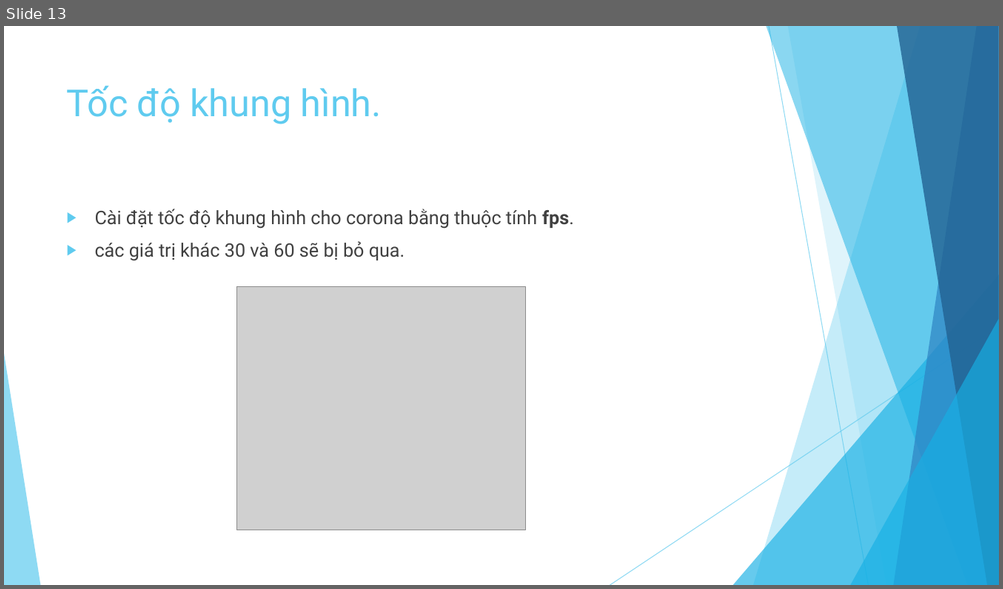
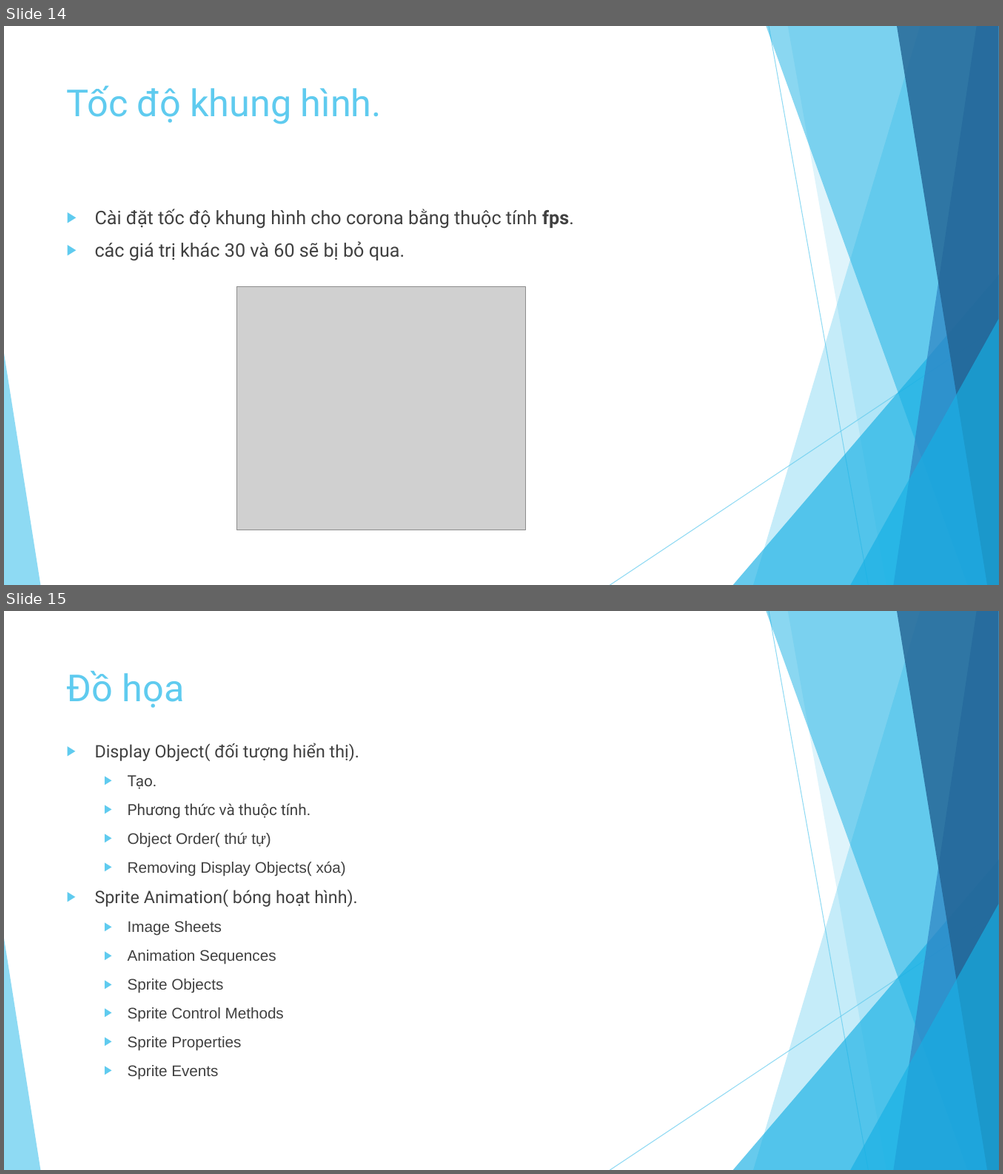
Before and after one commit to ndthanhdev/TDT-Spring-2017, a slide deck: Corona/Presentation1.pptx. Shown one above the other, each under a label of ours: slide 13 before the commit, slides 14 and 15 after it. The pictures are 1003x589 and 1003x1174 pixels, drawn with LibreOffice and Linux fonts; fonts in the diff are those of the drawing; grey boxes stand for pictures. Boxes give left, top, right and bottom in pixels: in the first picture for what was removed or moved away, otherwise in the second. Text is boxed around its words. In the diff, an @@ line names an element or a change of style, - is before the commit and + after.

```diff
--- a/Corona/Presentation1.pptx
+++ b/Corona/Presentation1.pptx
@@ slide 15 added at <box>4,611,999,1170</box>, background #FFFFFF; not listed: 10 template elements that a slide beside it also shows @@
@@ title added at <box>67,671,185,708</box>, 36 pt, text #5FCBEF @@
+Đồ họa
@@ text added at <box>95,743,359,1051</box>, 14.8 pt, text #404040 @@
+▶ Display Object( đối tượng hiển thị).
+  ▶ Tạo.
+  ▶ Phương thức và thuộc tính.
+  ▶ Object Order( thứ tự)
+  ▶ Removing Display Objects( xóa)
+▶ Sprite Animation( bóng hoạt hình).
+  ▶ Image Sheets
+  ▶ Animation Sequences
+  ▶ Sprite Objects
+  ▶ Sprite Control Methods
+  ▶ Sprite Properties
+  ▶ Sprite Events
@@ what was slide 13 is now slide 14 @@
```
Also in this commit, not shown: 1 slide changed, 10 other slides added, 1 other file.
